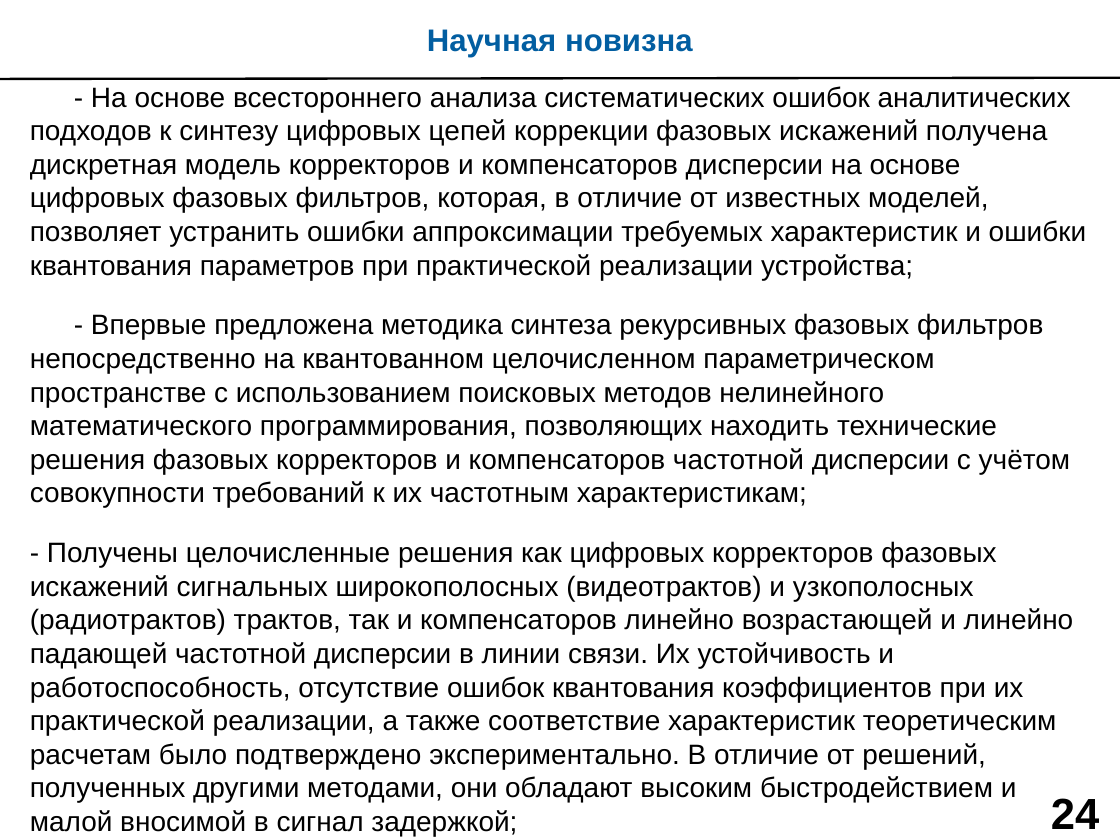
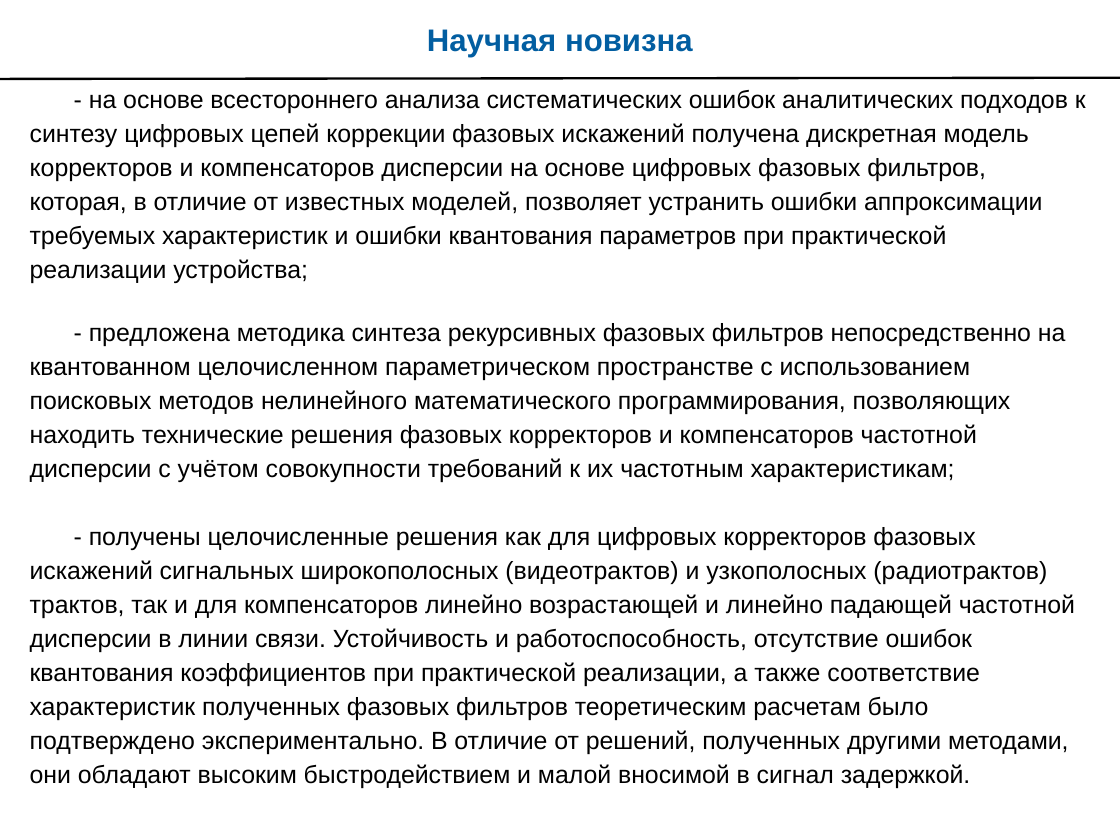
Before and after one commit to kit8nino/disser_ktn, a slide deck: slide 24 of Морозов_дисс_н_презентация.pptx. Drawn at 1120x840 pixels with LibreOffice and Linux fonts; fonts in the diff are those of the drawing. Boxes give left, top, right and bottom in pixels: in the first picture for what was removed or moved away, otherwise in the second. Text is boxed around its words. In the diff, an @@ line names an element or a change of style, - is before the commit and + after.

```diff
--- a/Морозов_дисс_н_презентация.pptx
+++ b/Морозов_дисс_н_презентация.pptx
@@ text at (30, 90, 1086, 788): text changed; size 18 to 16 pt @@
-- На основе всестороннего анализа систематических ошибок аналитических подходов к синтезу цифровых цепей коррекции фазовых искажений получена дискретная модель корректоров и компенсаторов дисперсии на основе цифровых фазовых фильтров, которая, в отличие от известных моделей, позволяет устранить ошибки аппроксимации требуемых характеристик и ошибки квантования параметров при практической реализации устройства;
-- Впервые предложена методика синтеза рекурсивных фазовых фильтров непосредственно на квантованном целочисленном параметрическом пространстве с использованием поисковых методов нелинейного математического программирования, позволяющих находить технические решения фазовых корректоров и компенсаторов частотной дисперсии с учётом совокупности требований к их частотным характеристикам;
-- Получены целочисленные решения как цифровых корректоров фазовых искажений сигнальных широкополосных (видеотрактов) и узкополосных (радиотрактов) трактов, так и компенсаторов линейно возрастающей и линейно падающей частотной дисперсии в линии связи. Их устойчивость и работоспособность, отсутствие ошибок квантования коэффициентов при их практической реализации, а также соответствие характеристик теоретическим расчетам было подтверждено экспериментально. В отличие от решений, полученных другими методами, они обладают высоким быстродействием и малой вносимой в сигнал задержкой;
+- на основе всестороннего анализа систематических ошибок аналитических подходов к синтезу цифровых цепей коррекции фазовых искажений получена дискретная модель корректоров и компенсаторов дисперсии на основе цифровых фазовых фильтров, которая, в отличие от известных моделей, позволяет устранить ошибки аппроксимации требуемых характеристик и ошибки квантования параметров при практической реализации устройства;
+- предложена методика синтеза рекурсивных фазовых фильтров непосредственно на квантованном целочисленном параметрическом пространстве с использованием поисковых методов нелинейного математического программирования, позволяющих находить технические решения фазовых корректоров и компенсаторов частотной дисперсии с учётом совокупности требований к их частотным характеристикам;
+- получены целочисленные решения как для цифровых корректоров фазовых искажений сигнальных широкополосных (видеотрактов) и узкополосных (радиотрактов) трактов, так и для компенсаторов линейно возрастающей и линейно падающей частотной дисперсии в линии связи. Устойчивость и работоспособность, отсутствие ошибок квантования коэффициентов при практической реализации, а также соответствие характеристик полученных фазовых фильтров теоретическим расчетам было подтверждено экспериментально. В отличие от решений, полученных другими методами, они обладают высоким быстродействием и малой вносимой в сигнал задержкой.
@@ page number removed at (1051, 798, 1099, 829) @@
-24
```
Also in this commit, not shown: 26 other slides changed, 2 other files.
